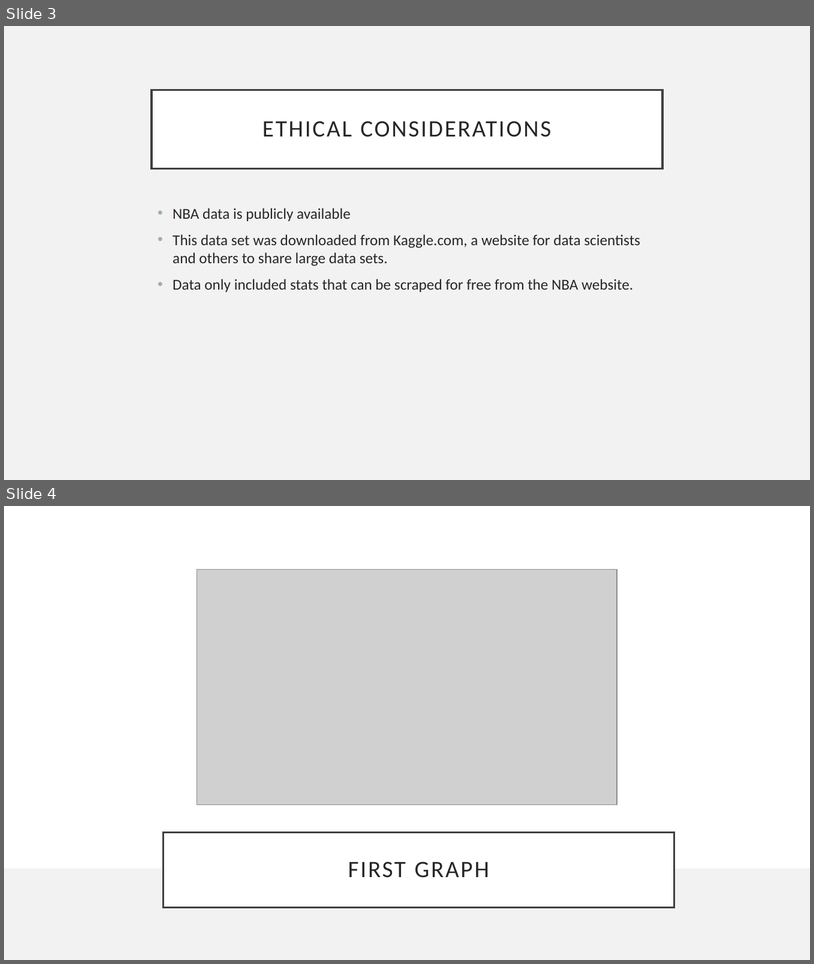
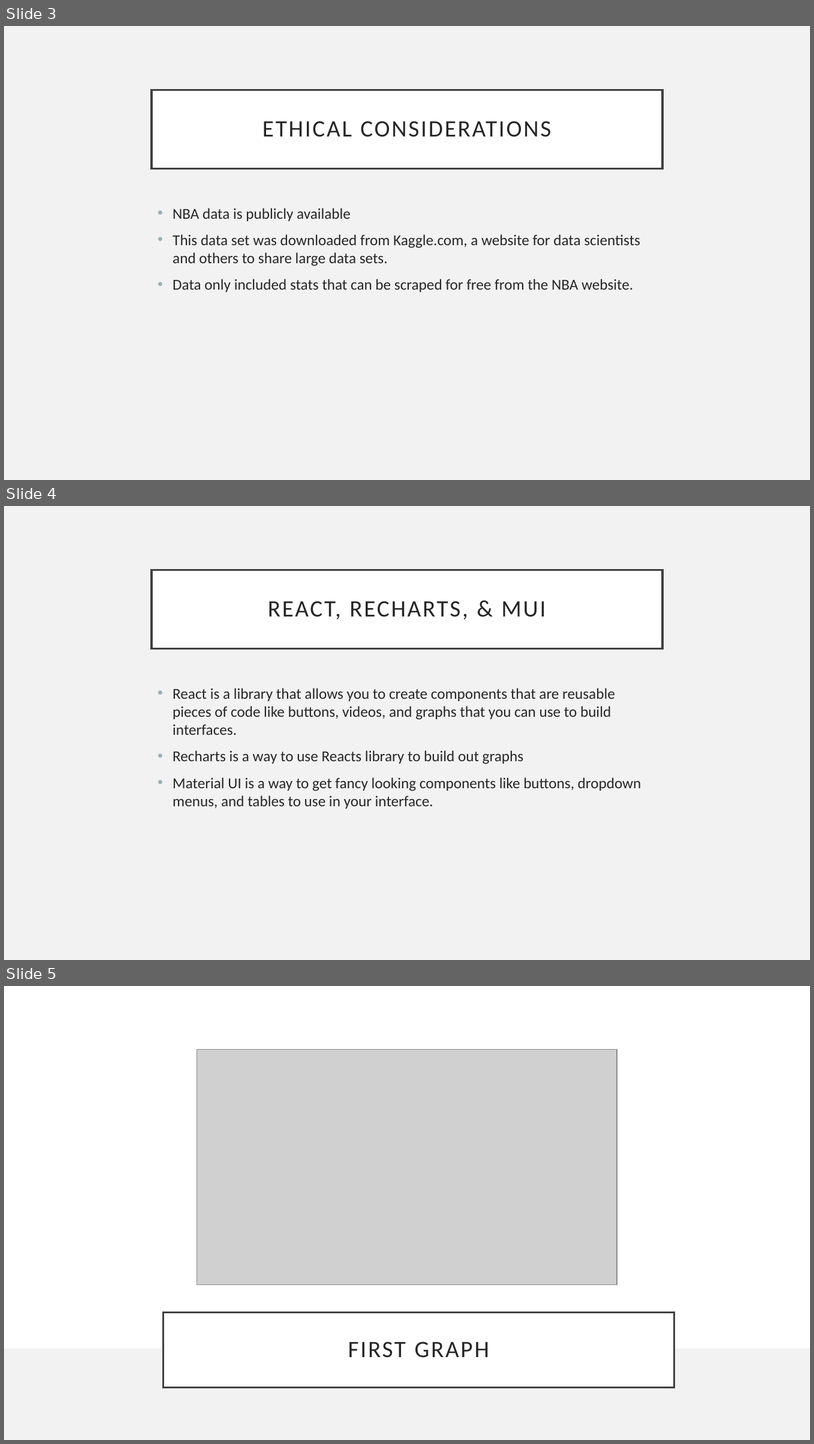
Before and after one commit to wreinhold/nba-analysis-project, a slide deck: Documentation/NBA Analysis Presentation.pptx. Shown one above the other, each under a label of ours: slides 3 and 4 before the commit, slides 3, 4 and 5 after it. The pictures are 814x964 and 814x1444 pixels, drawn with LibreOffice and Linux fonts; fonts in the diff are those of the drawing; grey boxes stand for pictures. Boxes give left, top, right and bottom in pixels: in the first picture for what was removed or moved away, otherwise in the second. Text is boxed around its words. In the diff, an @@ line names an element or a change of style, - is before the commit and + after.

Commit message:
made a change to the presentation

```diff
--- a/Documentation/NBA Analysis Presentation.pptx
+++ b/Documentation/NBA Analysis Presentation.pptx
@@ slide 4 added at [4,506,810,960], background #F2F2F2 @@
@@ title added at [152,570,663,648], fill #FFFFFF, outline #404040 2.5 pt, 28 pt, text #262626 @@
+REACT, RECHARTS, & MUI
@@ text added at [173,688,642,808], 18 pt, text #262626 @@
+• React is a library that allows you to create components that are reusable pieces of code like buttons, videos, and graphs that you can use to build interfaces.
+• Recharts is a way to use Reacts library to build out graphs
+• Material UI is a way to get fancy looking components like buttons, dropdown menus, and tables to use in your interface.
@@ what was slide 4 is now slide 5 @@
```
Also in this commit, not shown: 1 other file.
